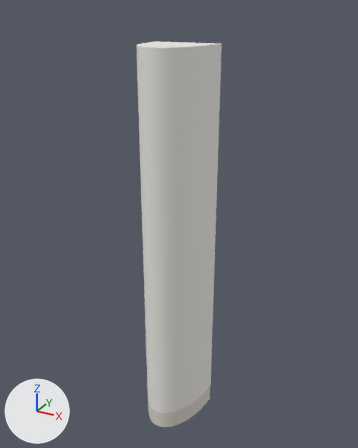
The glTF model frontend/static/3d-studio/models/structure/pillar-semicircle-lite.glb, before and after one commit.
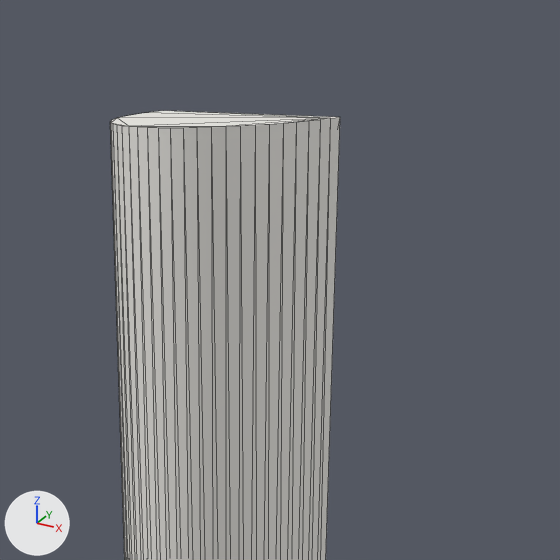
There are two pictures of each version: one whole from a 50 mm lens placed at (1.5, -2.61, 2.88), pointed at (0.02, 0.08, 1.54), one close up on the part from 27% to 85% of the width and 0% to 46% of the height. The lights are fixed; the arrows at lower left show +X, +Y and +Z. The older version's two pictures come first. The close-ups show mesh edges as thin lines. Where no turn or scale is listed for an object, it has been applied to the vertices. Vertices at exactly the same position are counted once.

In view in the first close-up: 'material-0-body'.
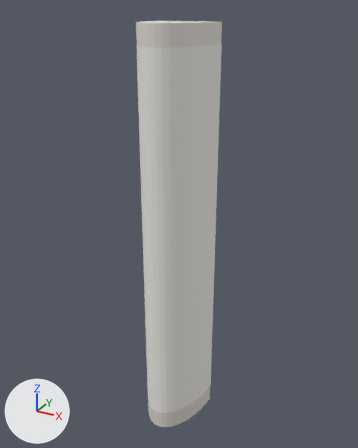
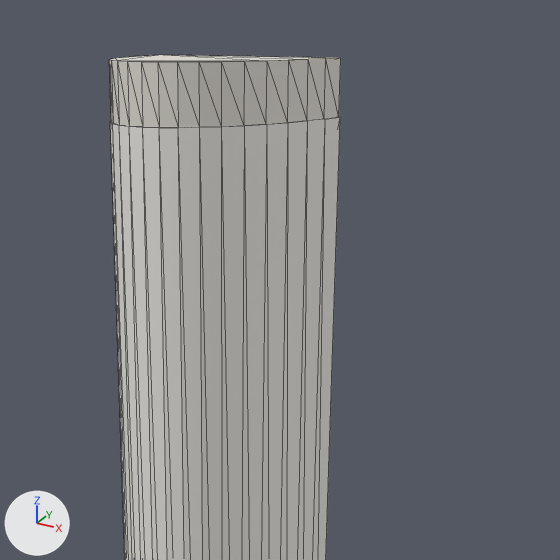
Boxes (x1, y1, x2, y2) around the edits, measured in the close-ups (560 x 560 px):
'material-0-body', reshaped
    before: (110, 111, 340, 560)
    after: (110, 117, 340, 560)
'material-2-trim', added
    after: (109, 55, 341, 128)

Patch to the scene script:
```diff
--- a/frontend/static/3d-studio/models/structure/pillar-semicircle-lite.glb.py
+++ b/frontend/static/3d-studio/models/structure/pillar-semicircle-lite.glb.py
@@ mat_material_2_trim @@
+mat_material_2_trim = principled_material('material-2-trim')
+mat_material_2_trim.base_color = (0.791, 0.761, 0.701)  # white #e6e2da
+mat_material_2_trim.metallic = 0.03
+mat_material_2_trim.roughness = 0.6
@@ me_mesh_0 @@
 # used by ob_material_0_body; location = (0.0, 0.0, 0.0)
-me_mesh_0.from_pydata(...)  # 64 vertices, 124 faces; spans x -0.22..0.22, y -0.22..0.22, z 0.14..2.68
+me_mesh_0.from_pydata(...)  # 42 vertices, 80 faces; spans x -0.22..0.22, y -0.22..0.22, z 0.14..2.68
+# me_mesh_0 part 1
+# 44 vertices are removed from x -0.22..0.22, y -0.22..0.18, z 0.14..2.68
+# 119 faces are deleted
+# 4 vertices move from x -0.22..0.21, y -0.22..0.13, z 0.14..2.68 to x -0.18..0.2, y -0.22..0.02, z 0.14..2.68
+# 13 vertices are added at x -0.22..0.22, y -0.22..0.15, z 0.14..2.68
+# 9 new vertices lie (0.0, 0.0, 2.54) away from vertices in x -0.22..0.18, y -0.2..0.13, z 0.14
+# 75 new faces join them
 me_mesh_0.materials.append(mat_material_0_body)
@@ me_mesh_2 @@
+me_mesh_2.from_pydata(...)  # 42 vertices, 80 faces; spans x -0.223..0.223, y -0.223..0.223, z 2.68..2.8
+me_mesh_2.materials.append(mat_material_2_trim)  # white #e6e2da
@@ ob_material_2_trim @@
+ob_material_2_trim = bpy.data.objects.new('material-2-trim', me_mesh_2)
+ob_material_2_trim.location = (0.0, 0.0, 0.0)
```
